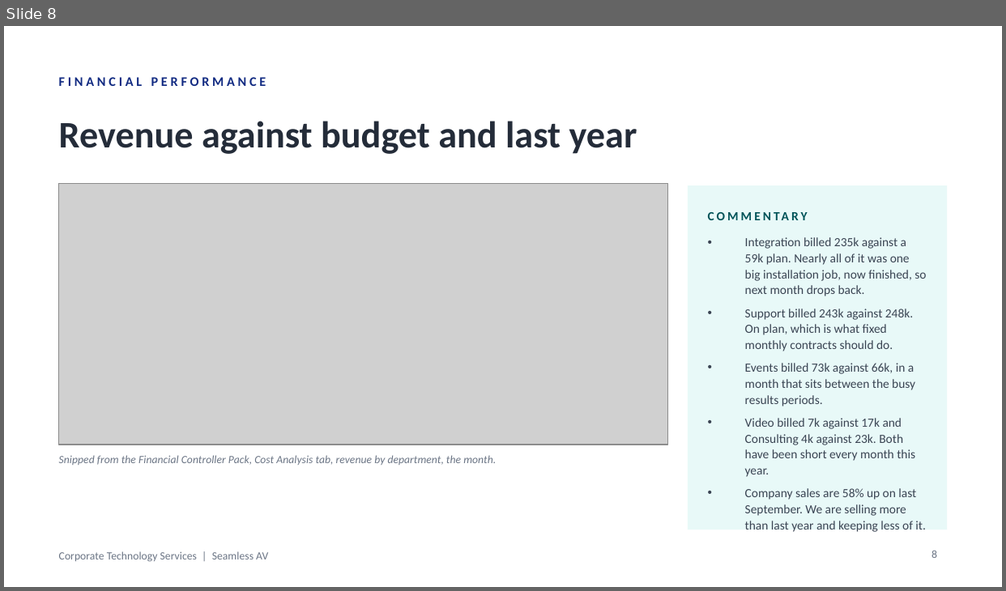
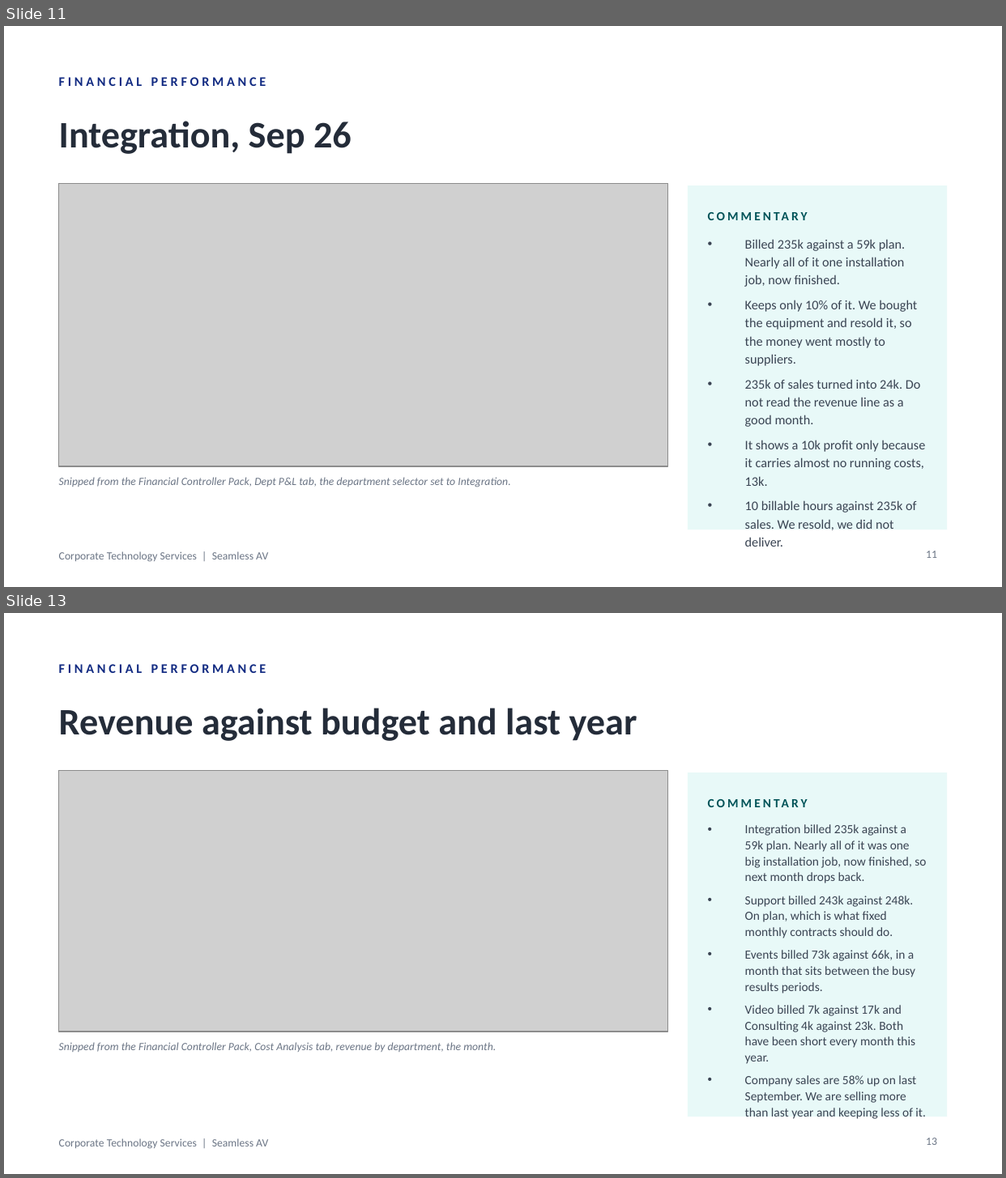
Before and after one commit to WesleyNelson-O33/Claude, a slide deck: deck/CTS Monthly Business Review - September 2026.pptx. Shown one above the other, each under a label of ours: slide 8 before the commit, slides 11 and 13 after it; the slides between them are not shown. The pictures are 1006x591 and 1006x1178 pixels, drawn with LibreOffice and Linux fonts; fonts in the diff are those of the drawing; grey boxes stand for pictures. Boxes give left, top, right and bottom in pixels: in the first picture for what was removed or moved away, otherwise in the second. Text is boxed around its words. In the diff, an @@ line names an element or a change of style, - is before the commit and + after.

```diff
--- a/deck/CTS Monthly Business Review - September 2026.pptx
+++ b/deck/CTS Monthly Business Review - September 2026.pptx
@@ slide 11 added at (4,26,1002,587), background #FFFFFF; not listed: 1 template element that a slide beside it also shows @@
@@ text added at (59,77,266,86), 9.5 pt, text #122B82, bold @@
+FINANCIAL PERFORMANCE
@@ text added at (59,121,351,154), 27 pt, text #242C39, bold @@
+Integration, Sep 26
@@ picture added at (59,184,667,467) @@
@@ rectangle added at (688,186,947,530), fill #E8F9F8 @@
@@ text added at (708,203,927,228), 9 pt, text #005358, bold @@
+COMMENTARY
@@ text added at (745,239,925,513), 9.5 pt, text #3A4453 @@
+• Billed 235k against a 59k plan. Nearly all of it one installation job, now finished.
+• Keeps only 10% of it. We bought the equipment and resold it, so the money went mostly to suppliers.
+• 235k of sales turned into 24k. Do not read the revenue line as a good month.
+• It shows a 10k profit only because it carries almost no running costs, 13k.
+• 10 billable hours against 235k of sales. We resold, we did not deliver.
@@ text added at (59,477,510,488), 8 pt, text #6B7585, italic @@
+Snipped from the Financial Controller Pack, Dept P&L tab, the department selector set to Integration.
@@ page number added at (926,551,937,558), 8 pt, text #6B7585 @@
+11
@@ what was slide 8 is now slide 13 @@
@@ page number at (926,1138,937,1145): text changed @@
-8
+13
```
Also in this commit, not shown: 1 slide changed, 4 other slides added, 25 other files.
